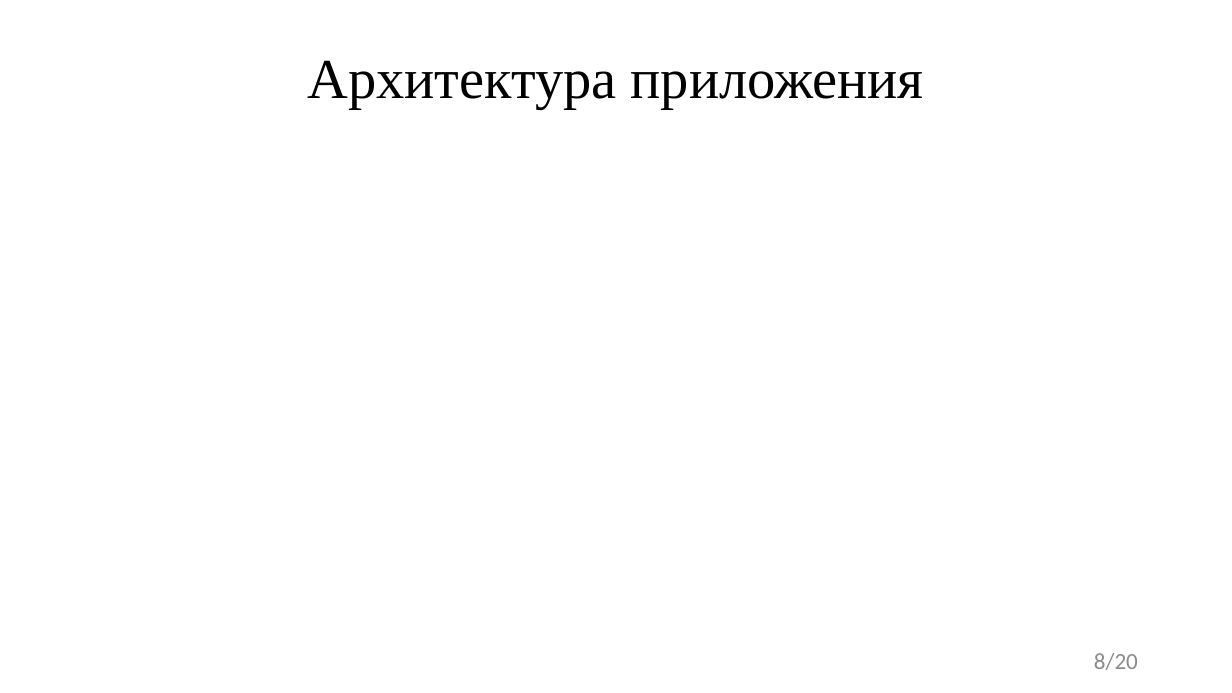
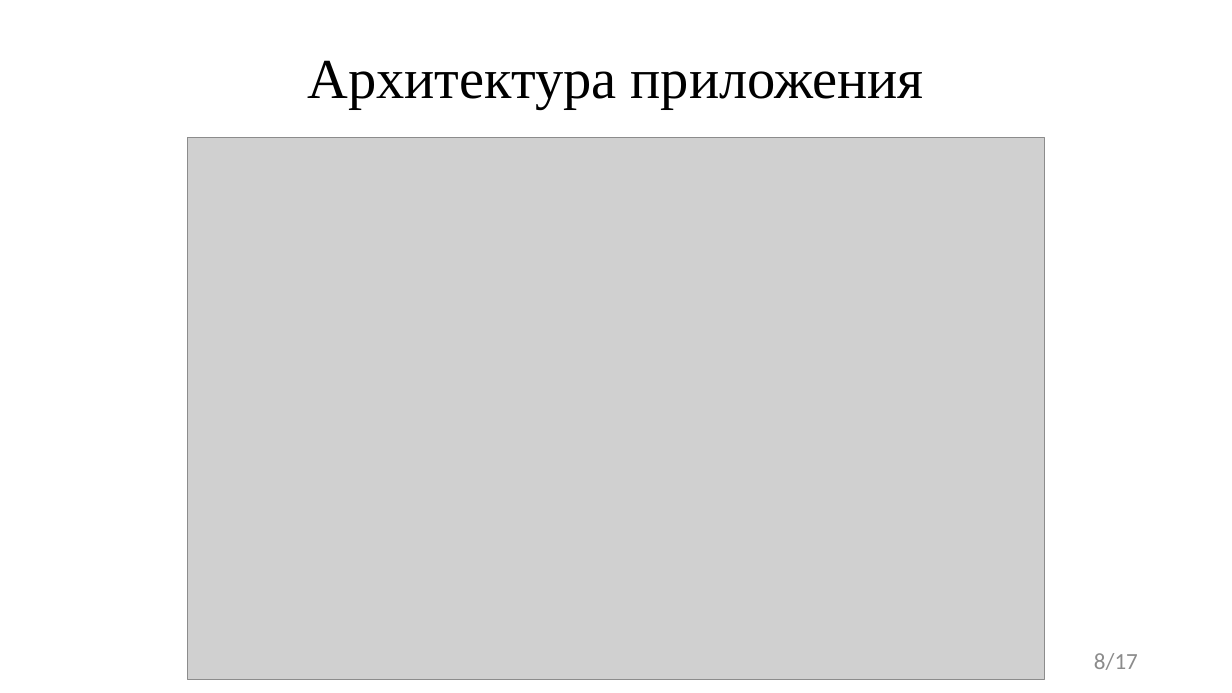
Before and after one commit to FaceMan01/Homework, a slide deck: slide 8 of Курсовая Работа/Презентация Курсовой Работы.pptx. Drawn at 1232x693 pixels with LibreOffice and Linux fonts; fonts in the diff are those of the drawing; grey boxes stand for pictures. Boxes give left, top, right and bottom in pixels: in the first picture for what was removed or moved away, otherwise in the second. Text is boxed around its words. In the diff, an @@ line names an element or a change of style, - is before the commit and + after.

```diff
--- a/Курсовая Работа/Презентация Курсовой Работы.pptx
+++ b/Курсовая Работа/Презентация Курсовой Работы.pptx
@@ picture added at bbox=[188, 138, 1044, 679] @@
@@ page number at bbox=[1094, 653, 1138, 670]: text changed @@
-8/20
+8/17
```
Also in this commit, not shown: 8 other slides changed, 1 slide added, 13 other files.
